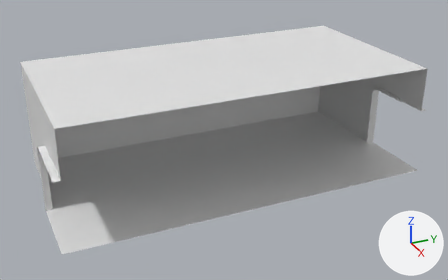
Before and after pictures for a commit that changed the glTF model assets/meshes/rooms/base_2l_room.glb.
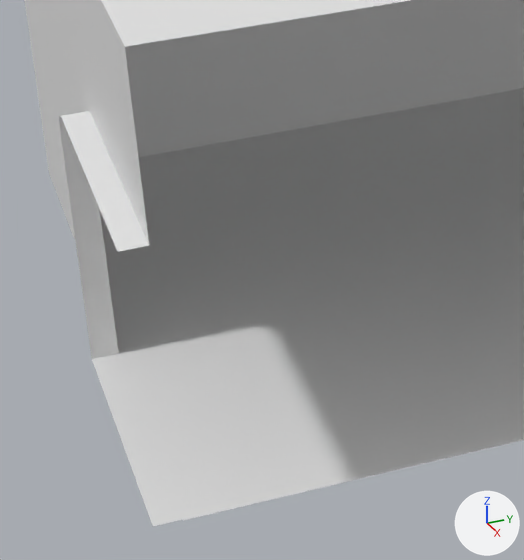
The first picture shows the older version from a 50 mm lens placed at (7.23, -0.87, 2.95), pointed at (-1.34, 2.99, -1.33). The close-ups show both versions on the part from 5% to 35% of the width and 42% to 94% of the height of that picture; other places that the commit changed are outside them. Lighting does not change. The marker at lower right points along +X, +Y and +Z. Vertices at the same position are counted once.
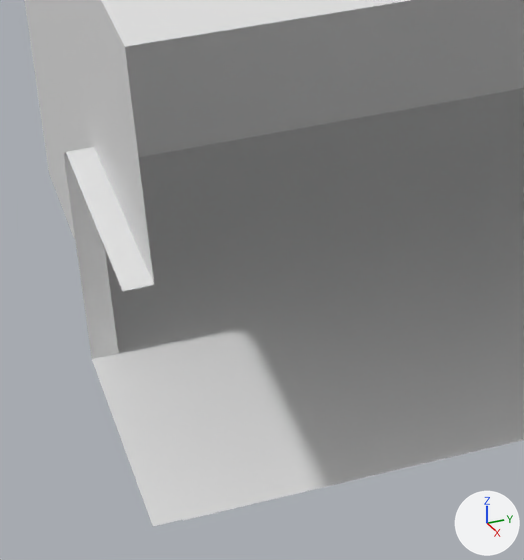
Boxes [x1, y1, x2, y2] around the edits, measured in the close-ups (524 x 560 px; the box of a moved part takes in the faces that stretch with it):
part 1 of me_plane_015, moved or reshaped: before [41, 0, 149, 359]; after [41, 0, 154, 359]

The change, as a list of edits to the scene's bpy script:
```text
Change me_plane_015:
    where me_plane_015.from_pydata(...)  # 47 vertices, 64 faces; spans x -3.0..0.0, y 0.0..6.0, z -1.91..-0.09
    used by ob_plane_001; location = (0.0, 0.0, 0.0)
    me_plane_015 part 1: all 16 vertices in x -1.25..0.0, y 0.0..0.1, z -0.92..-0.81 are moved by (0.0, 0.0, -0.15)
```
